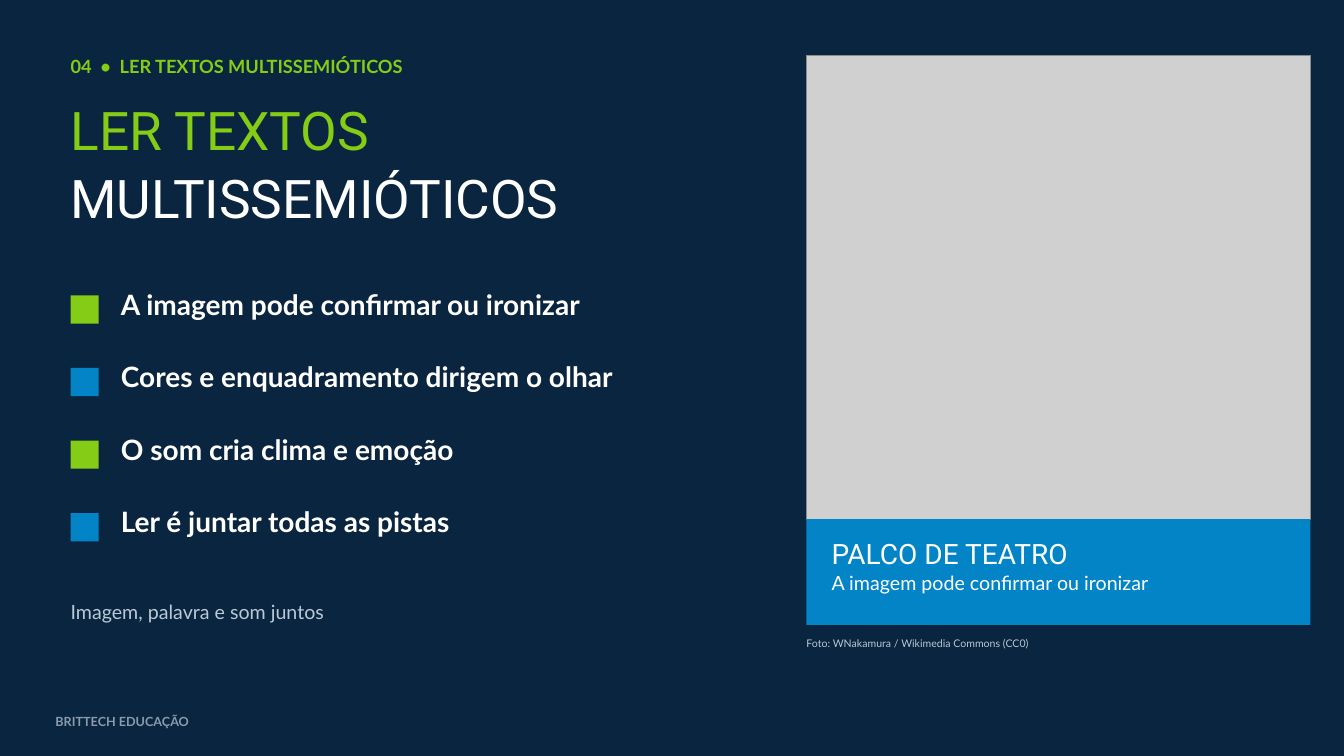
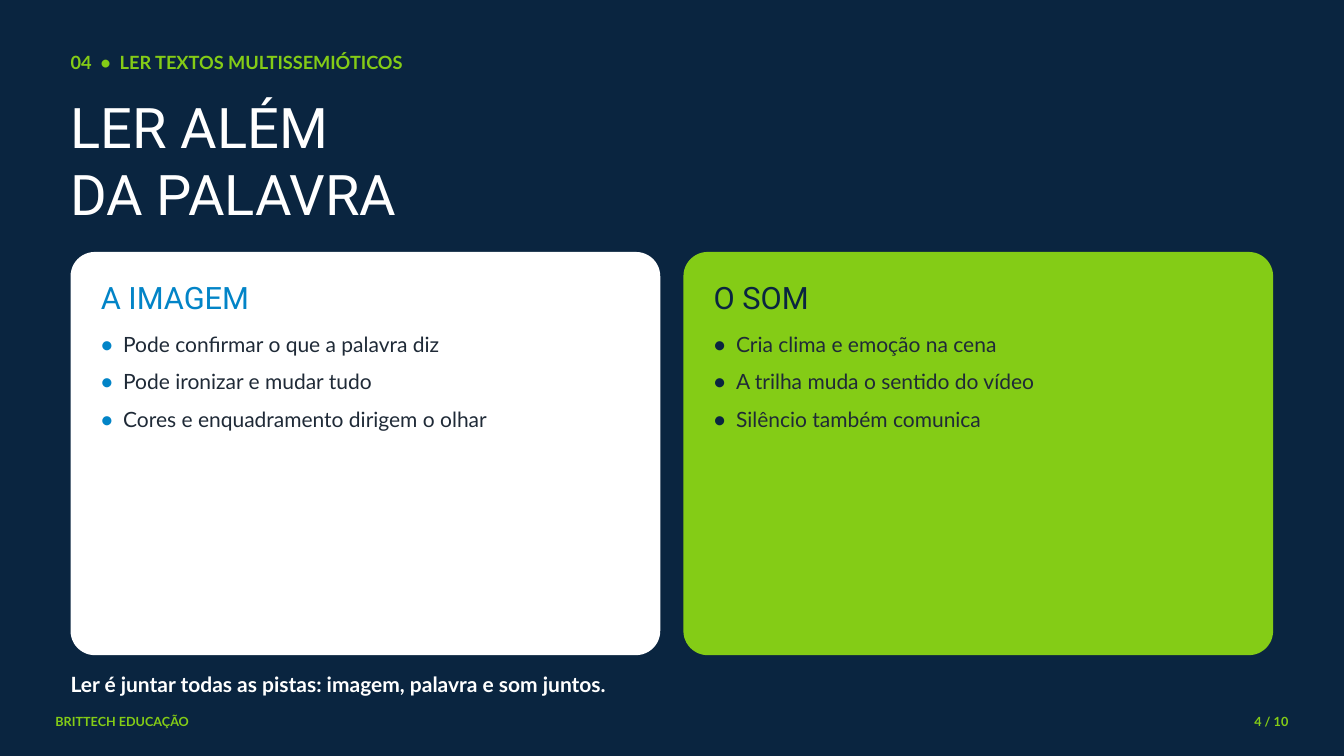
Before and after one commit to thiagollipe-web/brittech-educacao-aulas, a slide deck: slide 4 of ensino-medio/lingua-portuguesa-1serie-linguagens-semioses.pptx. Drawn at 1344x756 pixels with LibreOffice and Linux fonts; fonts in the diff are those of the drawing; grey boxes stand for pictures. Boxes give left, top, right and bottom in pixels: in the first picture for what was removed or moved away, otherwise in the second. Text is boxed around its words. In the diff, an @@ line names an element or a change of style, - is before the commit and + after.

```diff
--- a/ensino-medio/lingua-portuguesa-1serie-linguagens-semioses.pptx
+++ b/ensino-medio/lingua-portuguesa-1serie-linguagens-semioses.pptx
@@ text "04 • LER TEXTOS MULTISSEMIÓTICOS" at bbox=[71, 54, 402, 69]: line spacing 1 to 1.05; less space between paragraphs @@
@@ picture removed at bbox=[807, 55, 1311, 519] @@
@@ text at bbox=[71, 97, 396, 215]: text changed; size 38 to 40 pt @@
-LER TEXTOS
-MULTISSEMIÓTICOS
+LER ALÉM
+DA PALAVRA
@@ rounded rectangle added at bbox=[71, 252, 660, 655], fill #FFFFFF @@
@@ rounded rectangle added at bbox=[684, 252, 1273, 655], fill #84CC16 @@
@@ rectangle removed at bbox=[71, 295, 99, 324] @@
@@ text at bbox=[101, 286, 487, 431]: text changed; size 20 to 15 pt; text colour #FFFFFF to #1F2A37; bold off @@
-Cores e enquadramento dirigem o olhar
+A IMAGEM
+• Pode confirmar o que a palavra diz
+• Pode ironizar e mudar tudo
+• Cores e enquadramento dirigem o olhar
@@ text removed at bbox=[121, 294, 580, 320] @@
-A imagem pode confirmar ou ironizar
@@ text at bbox=[714, 287, 1034, 427]: text changed; size 20 to 15 pt; text colour #FFFFFF to #1F2A37; bold off @@
-O som cria clima e emoção
+O SOM
+• Cria clima e emoção na cena
+• A trilha muda o sentido do vídeo
+• Silêncio também comunica
@@ rectangle removed at bbox=[71, 368, 99, 396] @@
@@ rectangle removed at bbox=[71, 441, 99, 469] @@
@@ rectangle removed at bbox=[71, 513, 99, 541] @@
@@ rectangle removed at bbox=[807, 519, 1311, 625] @@
@@ text removed at bbox=[832, 543, 1148, 594] @@
-PALCO DE TEATRO
-A imagem pode confirmar ou ironizar
@@ text removed at bbox=[71, 604, 324, 623] @@
-Imagem, palavra e som juntos
@@ text removed at bbox=[806, 639, 1029, 649] @@
-Foto: WNakamura / Wikimedia Commons (CC0)
@@ text at bbox=[71, 676, 606, 696]: text changed; size 20 to 15 pt @@
-Ler é juntar todas as pistas
+Ler é juntar todas as pistas: imagem, palavra e som juntos.
@@ text "BRITTECH EDUCAÇÃO" at bbox=[55, 716, 189, 728]: text colour #8A9BAD to #84CC16; line spacing 1 to 1.05; less space between paragraphs @@
@@ text added at bbox=[1254, 717, 1289, 726], 9 pt, text #84CC16, bold @@
+4 / 10
```
Also in this commit, not shown: 3 other slides changed, 6 slides added, 4 slides removed, 4 other files.
